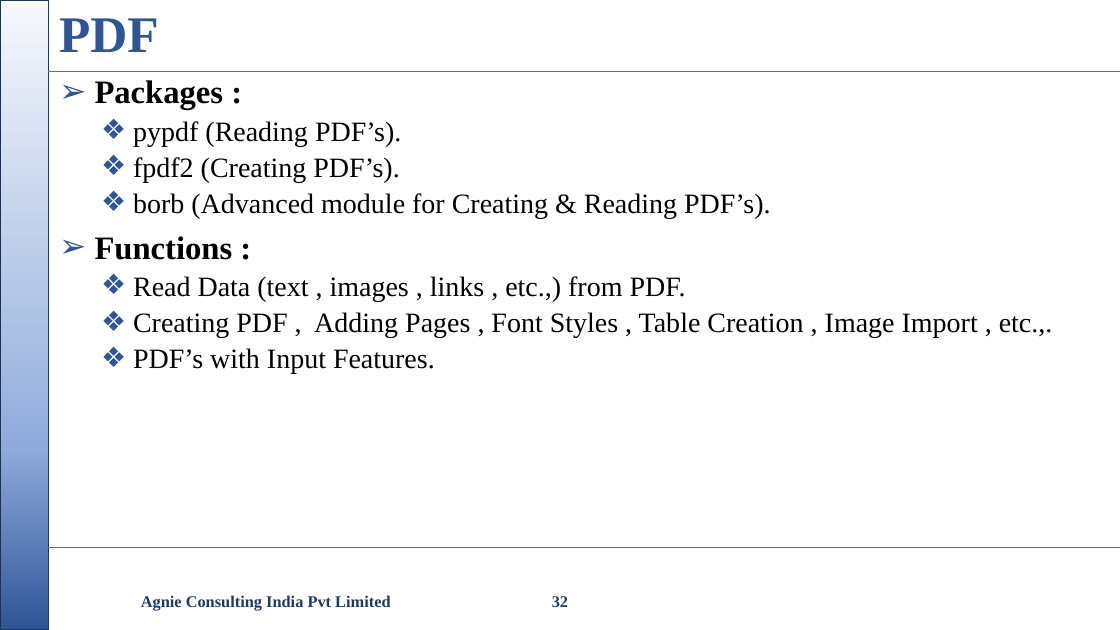
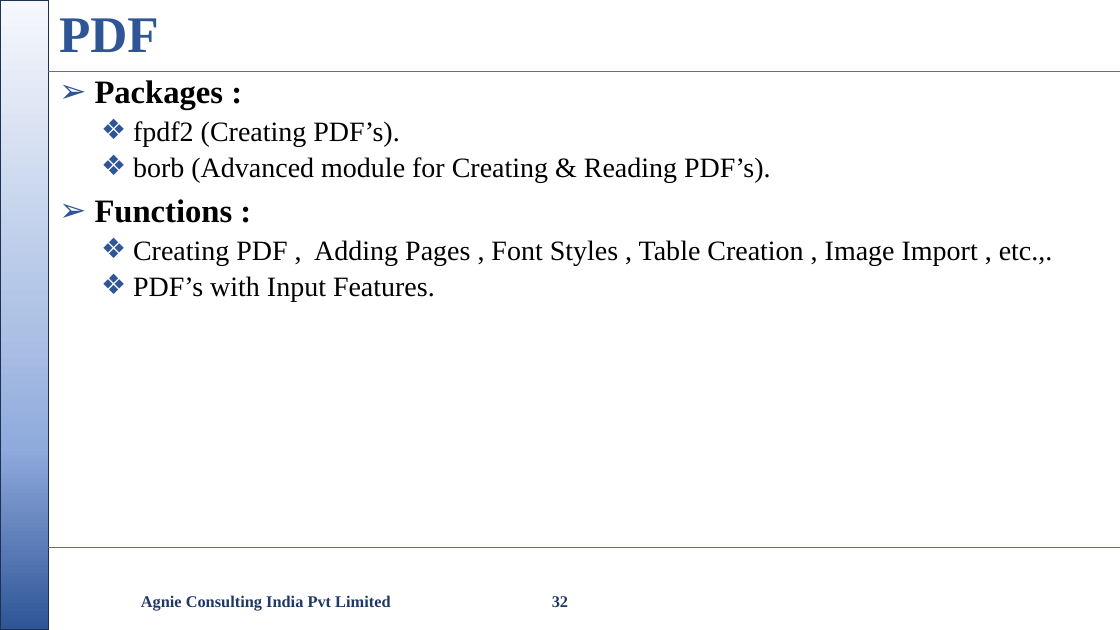
Before and after one commit to nikishdaniel1-del/Python-Cls, a slide deck: slide 32 of python class/Python Class.pptx. Drawn at 1120x630 pixels with LibreOffice and Linux fonts; fonts in the diff are those of the drawing; background and template pictures are left out. Boxes give left, top, right and bottom in pixels: in the first picture for what was removed or moved away, otherwise in the second. Text is boxed around its words. In the diff, an @@ line names an element or a change of style, - is before the commit and + after.

```diff
--- a/python class/Python Class.pptx
+++ b/python class/Python Class.pptx
@@ text at box(133, 121, 401, 146): paragraph removed @@
-  ❖ pypdf (Reading PDF’s).
@@ text at box(133, 276, 686, 301): paragraph removed @@
-  ❖ Read Data (text , images , links , etc.,) from PDF.
```
Also in this commit, not shown: 1 other slide changed, 2 other files.
